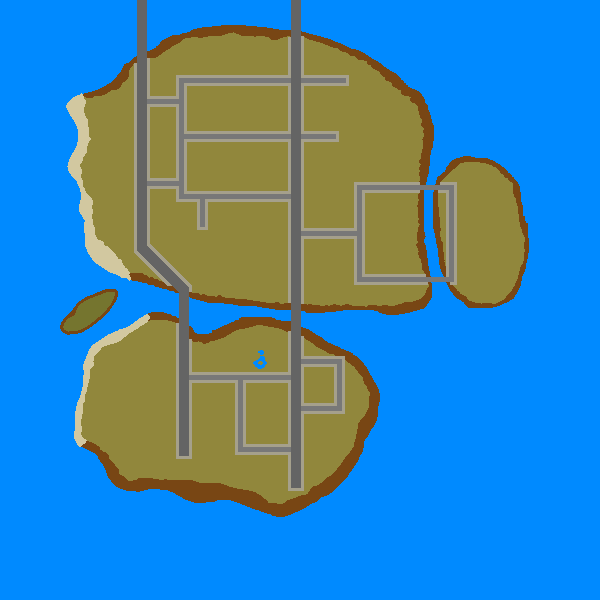
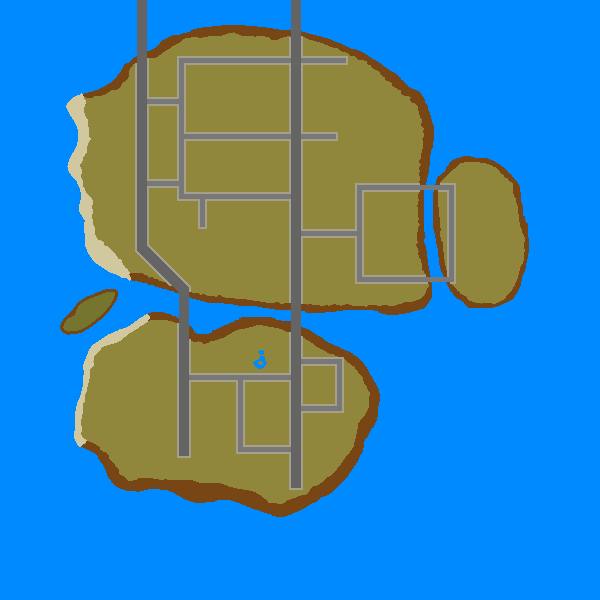
Layer changes from the first (600, 600) image to the second:
moved "sidewalk" above "street", painted on it over [left=134, top=36, right=457, bottom=491]
moved "street" above "main-street", painted on it over [left=137, top=58, right=454, bottom=452]
painted on "background" over [left=134, top=36, right=457, bottom=491]
